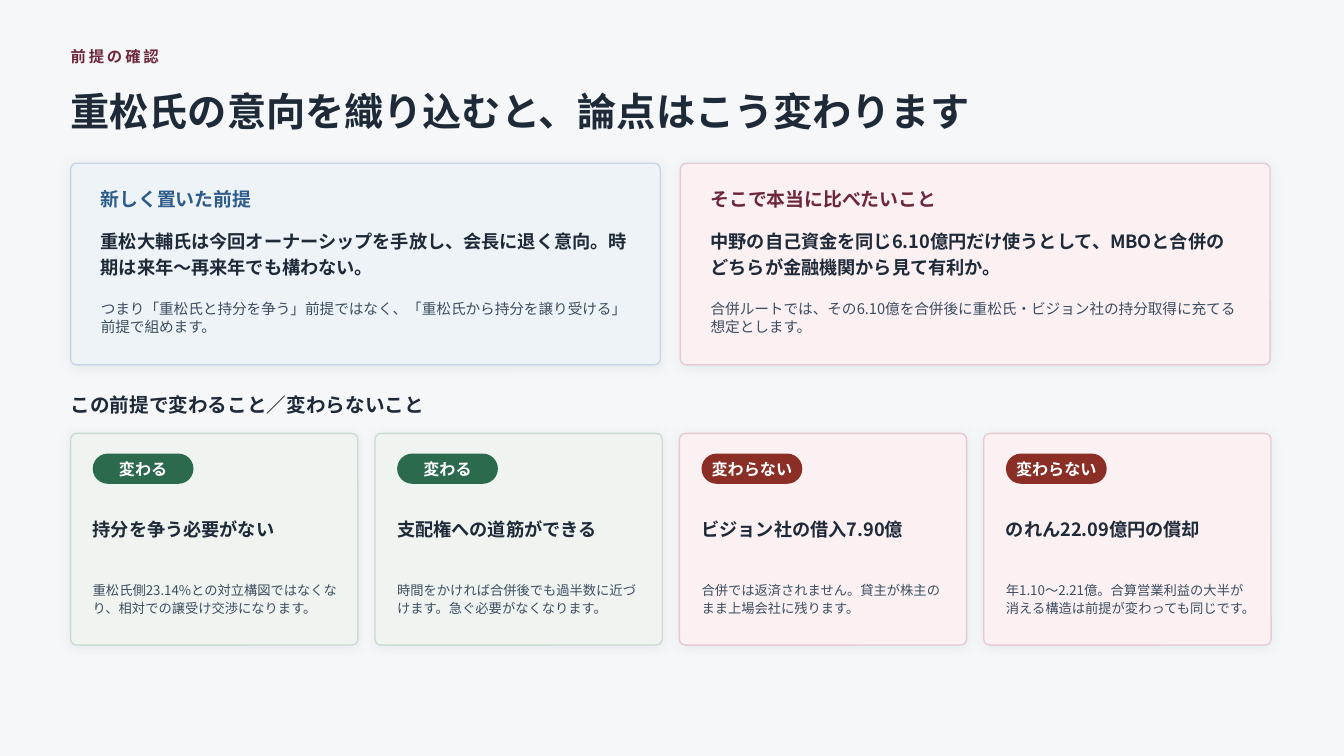
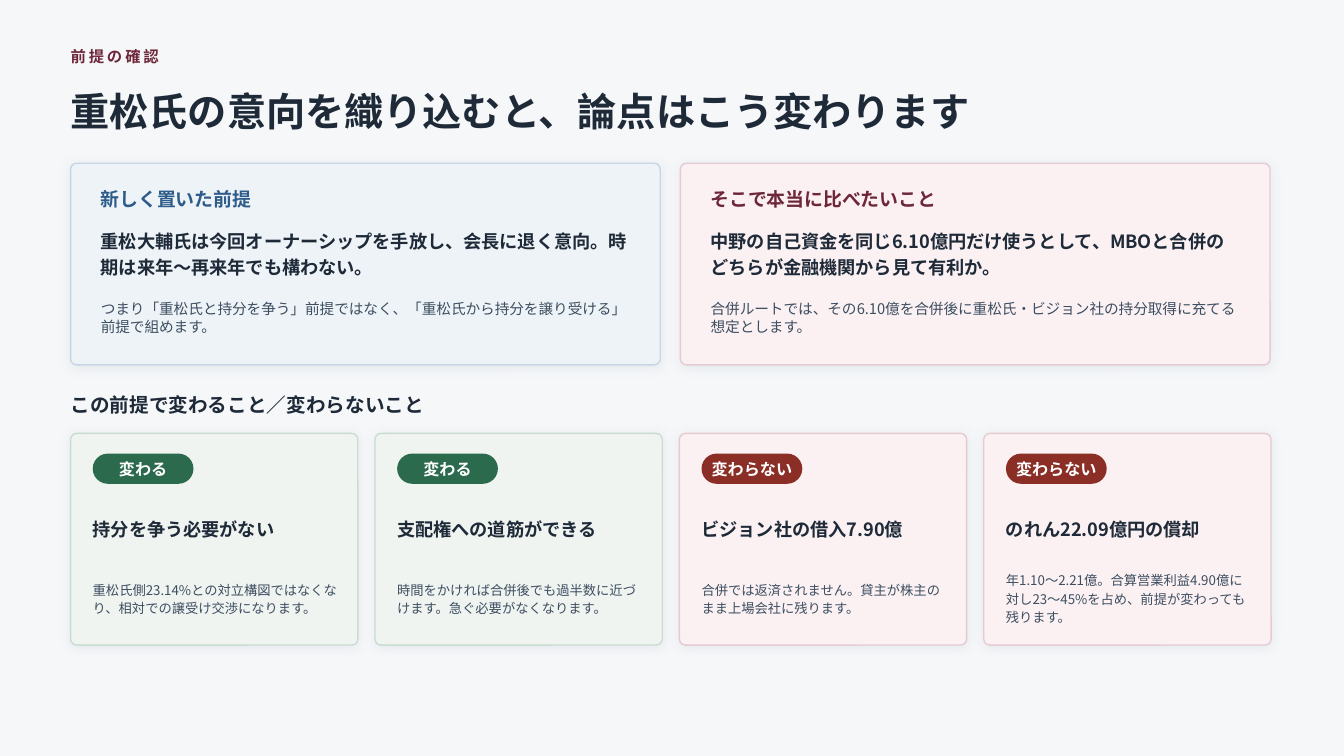
Before and after one commit to nakano-winebank/wine-auction, a slide deck: slide 2 of adval-mbo/スペースマーケット社合併提案_検討_20260923.pptx. Drawn at 1344x756 pixels with LibreOffice and Linux fonts; fonts in the diff are those of the drawing. Boxes give left, top, right and bottom in pixels: in the first picture for what was removed or moved away, otherwise in the second. Text is boxed around its words. In the diff, an @@ line names an element or a change of style, - is before the commit and + after.

```diff
--- a/adval-mbo/スペースマーケット社合併提案_検討_20260923.pptx
+++ b/adval-mbo/スペースマーケット社合併提案_検討_20260923.pptx
@@ text at <box>1006,574,1245,623</box>: text changed @@
-年1.10〜2.21億。合算営業利益の大半が消える構造は前提が変わっても同じです。
+年1.10〜2.21億。合算営業利益4.90億に対し23〜45%を占め、前提が変わっても残ります。
```
Also in this commit, not shown: 5 other slides changed, 1 slide added, 2 other files.
